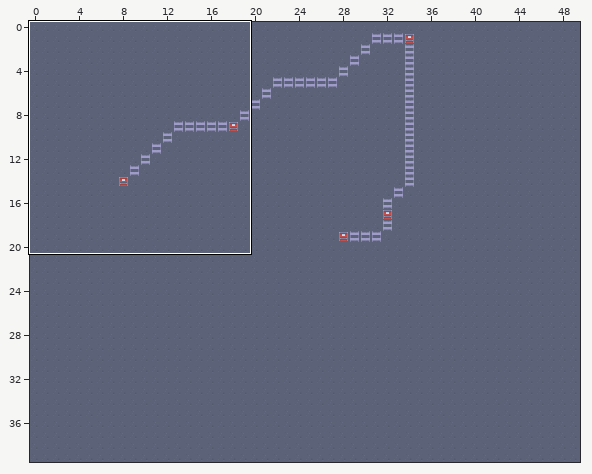
One commit to this Tiled map: assets/testMap/metro.tmx. The picture above shows the old version from afar; the outline marks the close-up.
Close-up. Earlier state:
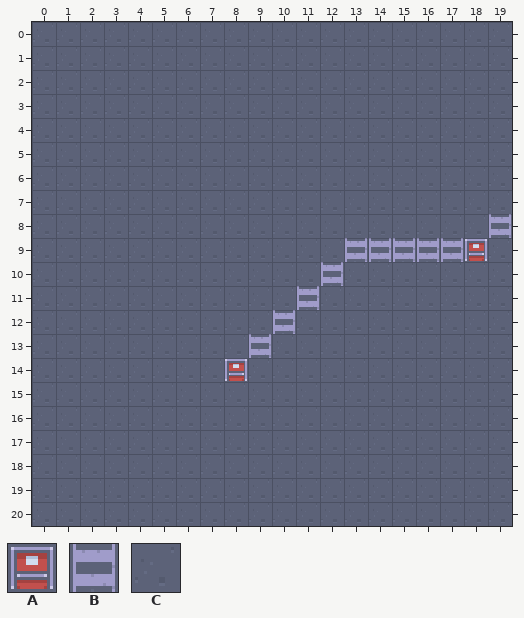
Cells are 16x16 px. Shown: x 0..19, y 0..20. The commit also changed other parts of the map, which this record leaves out.
Key: from "urbanRPG": A 282, B 432, C 441.
_ is an empty cell.
Layer "Tile Layer 9" before, first column x 0:
 0 CCCCCCCCCCCCCCCCCCCC
 1 CCCCCCCCCCCCCCCCCCCC
 2 CCCCCCCCCCCCCCCCCCCC
 3 CCCCCCCCCCCCCCCCCCCC
 4 CCCCCCCCCCCCCCCCCCCC
 5 CCCCCCCCCCCCCCCCCCCC
 6 CCCCCCCCCCCCCCCCCCCC
 7 CCCCCCCCCCCCCCCCCCCC
 8 CCCCCCCCCCCCCCCCCCCB
 9 CCCCCCCCCCCCCBBBBBAC
10 CCCCCCCCCCCCBCCCCCCC
11 CCCCCCCCCCCBCCCCCCCC
12 CCCCCCCCCCBCCCCCCCCC
13 CCCCCCCCCBCCCCCCCCCC
14 CCCCCCCCACCCCCCCCCCC
15 CCCCCCCCCCCCCCCCCCCC
16 CCCCCCCCCCCCCCCCCCCC
17 CCCCCCCCCCCCCCCCCCCC
18 CCCCCCCCCCCCCCCCCCCC
19 CCCCCCCCCCCCCCCCCCCC
20 CCCCCCCCCCCCCCCCCCCC
And afterwards:
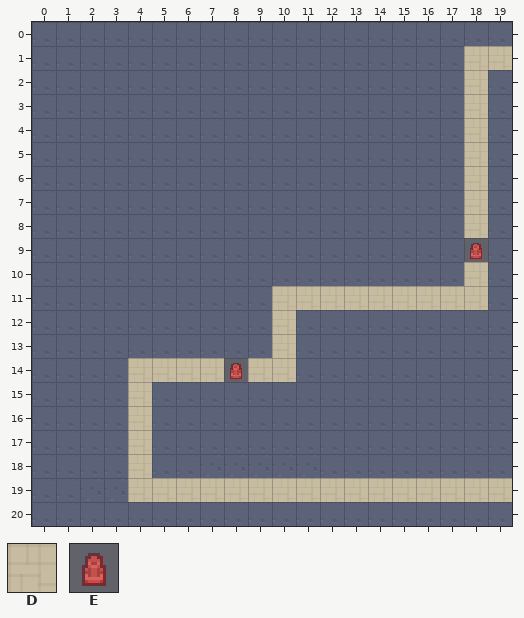
Further tiles: from "urbanRPG": D 109, E 278.
Change:
Layer "Tile Layer 9":
y 1: x 18..19 CC -> DD
y 2..7: x 18 C -> D
y 8: x 18..19 CB -> DC
y 9: x 13..18 BBBBBA -> CCCCCE
y 10: x 12 B -> C; x 18 C -> D
y 11: x 10..18 CBCCCCCCC -> DDDDDDDDD
y 12: x 10 B -> D
y 13: x 9..10 BC -> CD
y 14: x 4..10 CCCCACC -> DDDDEDD
y 15..18: x 4 C -> D
y 19: x 4..19 CCCCCCCCCCCCCCCC -> DDDDDDDDDDDDDDDD
Boxes around the changes in both close-ups, in picture pixels (x1, y1, x2, y2):
changed: (128, 46, 512, 502)
